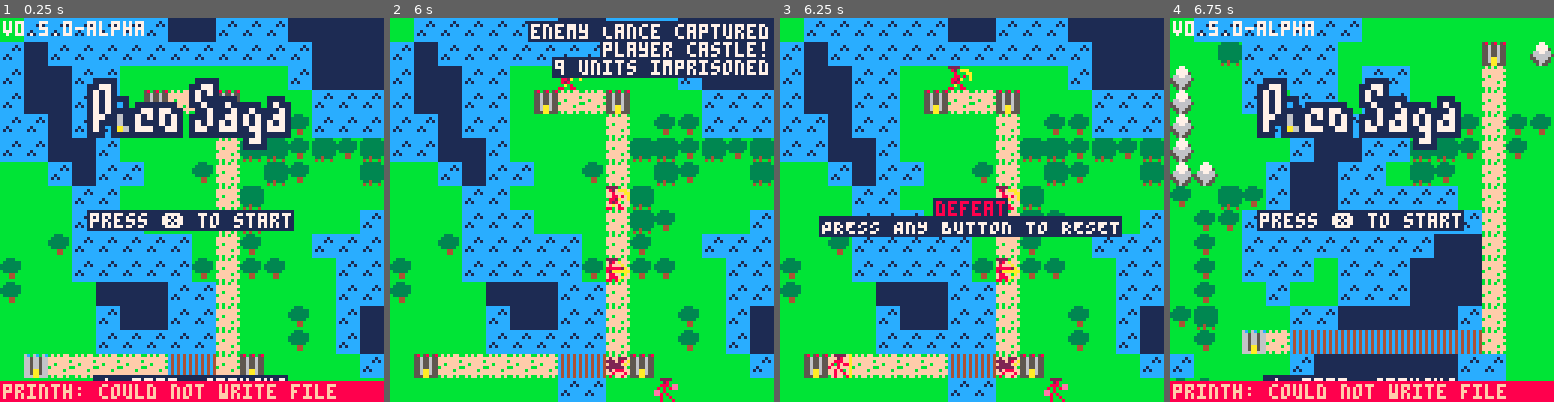
Above: before the commit, frames 1-4 (left to right).
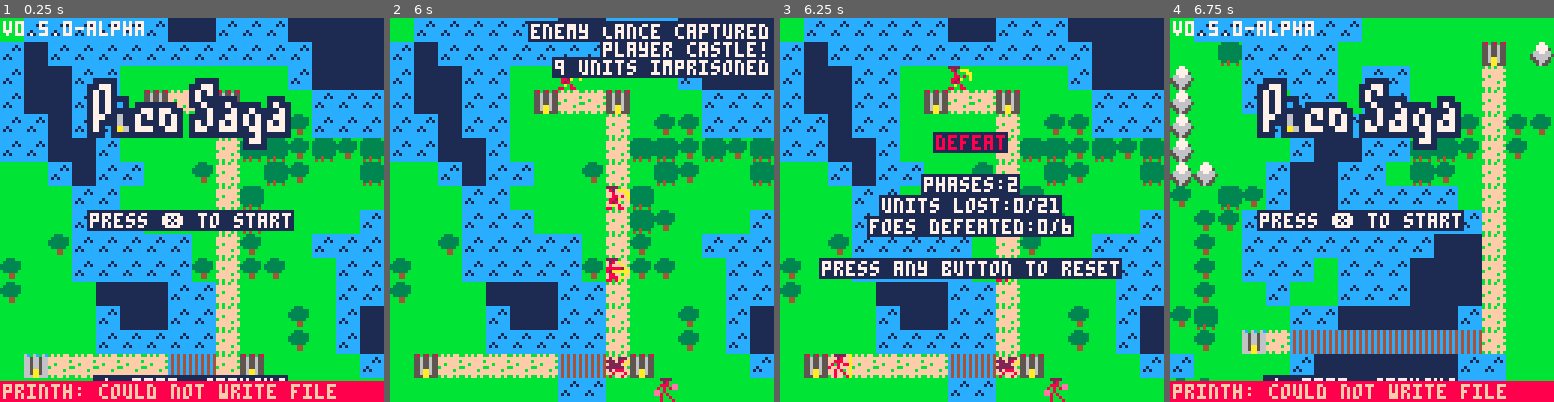
Above: after the commit, the same moments.

Repository: stavguo/pico-saga
Game: PICO-8 cartridge ftrpg.p8
Same seed, same stepped clock (60 frames per second), same inputs: the game is played once before the commit and once after it.
Inputs:
- Up to frame 1 (0.25 s): no input
- Up to frame 2 (6 s): tap X (X key) at 0.33, 1.07, 1.85, 2.97, 4.08, 5.2 s; tap O (Z key) at 0.7, 1.7, 2.1, 2.5, 2.9, 3.3, 3.7, 4.1, 4.5, 4.9, 5.3, 5.7 s; hold Right 1.6-2.1 s; hold Up 2.15-2.42 s; hold Right 2.47-3.03 s; hold Left 3.08-3.58 s; hold Down 3.63-3.97 s; hold Right 4.02-4.68 s; hold Up 4.73-5.03 s; hold Left 5.08-5.68 s; hold Down from 5.73 s (still down)
- Up to frame 3 (6.25 s): release Down at 6.03 s; hold Right from 6.08 s (still down); tap O (Z key) at 6.1 s
- Up to frame 4 (6.75 s): tap X (X key) at 6.32 s; tap O (Z key) at 6.5 s; release Right at 6.58 s; hold Right from 6.63 s (still down)

Frames 1-2 are identical in both runs. In frame 3, 11% of the frame differs, in the area x 10-90%, y 29-68%; in frame 4, nothing differs.

Commit message:
Created summary stats at end

Diff:
--- a/src/fsm.lua
+++ b/src/fsm.lua
@@ -339,6 +339,11 @@
                         def.HP = max(0, def.HP - dmg)
                         if def.HP <= 0 then
                             UNITS[vectoindex({def.x, def.y})] = nil
+                            if def.team == "player" then
+                                SUMMARY.players[1] += 1
+                            else
+                                SUMMARY.enemies[1] += 1
+                            end
                         end
                     end
 
@@ -537,6 +542,7 @@
     local co, cursor, phase
     return {
         enter = function(p)
+            SUMMARY.phases += 1
             cursor, phase = p.cursor, p.phase
             for _, unit in pairs(UNITS) do
                 if (phase == "enemy" and unit.team == "player") or (phase == "player" and unit.team == "enemy") then
@@ -628,7 +634,6 @@
         enter = function(p)
             win = p.win
             go_text = not win and "defeat" or "victory"
-            reset_text = "PRESS ANY BUTTON TO RESET"
         end,
         update = function()
             if btnp(0) or btnp(1) or btnp(2) or btnp(3) or btnp(4) or btnp(5) then
@@ -637,8 +642,11 @@
         end,
         draw = function()
             draw_units()
-            draw_centered_text(go_text, not win and 8 or 12)
-            draw_centered_text(reset_text, 7, 67)
+            draw_centered_text(go_text, not win and 8 or 12, 39)
+            draw_centered_text("phases:"..SUMMARY.phases, 7, 53)
+            draw_centered_text("units lost:"..SUMMARY.players[1].."/"..SUMMARY.players[2], 7, 60)
+            draw_centered_text("foes defeated:"..SUMMARY.enemies[1].."/"..SUMMARY.enemies[2], 7, 67)
+            draw_centered_text("press any button to reset", 7, 81)
         end,
         exit = function()
             reset()
--- a/src/main.lua
+++ b/src/main.lua
@@ -12,7 +12,11 @@
 
 function _init()
     printh("", "logs/debug.txt", true)
-    CASTLES, UNITS = {}, {}
+    CASTLES, UNITS, SUMMARY = {}, {}, {
+        phases = 0,
+        enemies = {0, 0},
+        players = {0, 0},
+    }
     states = {
         setup = create_setup_state(),
         overworld = create_overworld_state(),
--- a/src/unit.lua
+++ b/src/unit.lua
@@ -73,6 +73,7 @@
         if i == cursor then
             local throne = rnd(1) < 0.5 and 7 or 8
             castle.units[vectoindex({throne,1})] = create_unit(throne, 1, player_classes[actual], "player", nil, false)
+            SUMMARY.players[2] += 1
             actual += 1
         end
 
@@ -83,6 +84,7 @@
             local x = is_right and (11 + (pos - 2) * 2) or (2 + pos * 2)
             local y = 2 + row * 2
             castle.units[vectoindex({x,y})] = create_unit(x, y, player_classes[actual], "player", nil, (i ~= cursor and true or false))
+            SUMMARY.players[2] += 1
             actual += 1
         end
     end
@@ -118,6 +120,7 @@
                         UNIT_MINS[flr(rnd(#UNIT_MINS))+1][1],
                         "enemy",
                         ({"Charge","Range"})[flr(rnd(2))+1])
+                        SUMMARY.enemies[2] += 1
                 end
             end
         end
